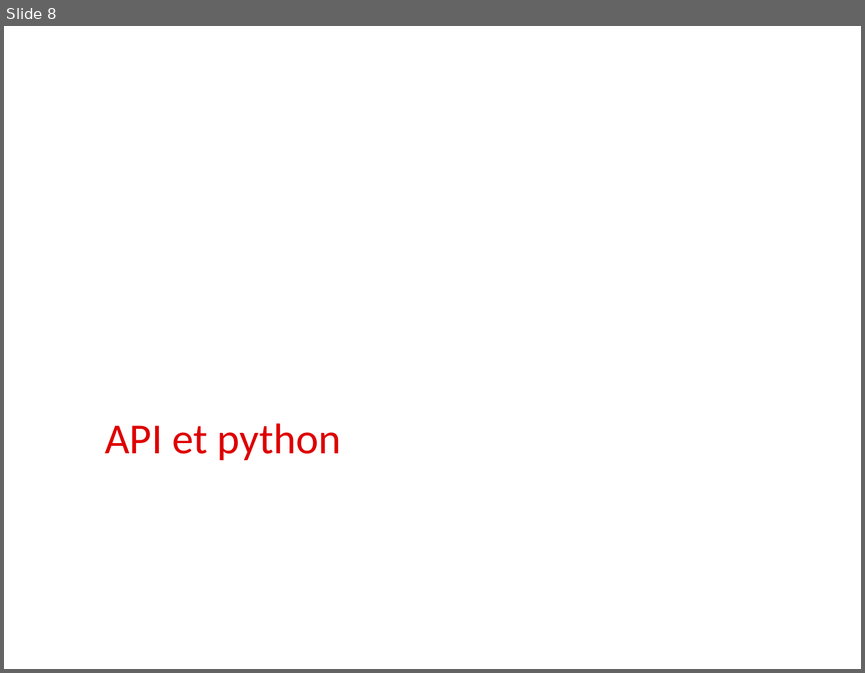
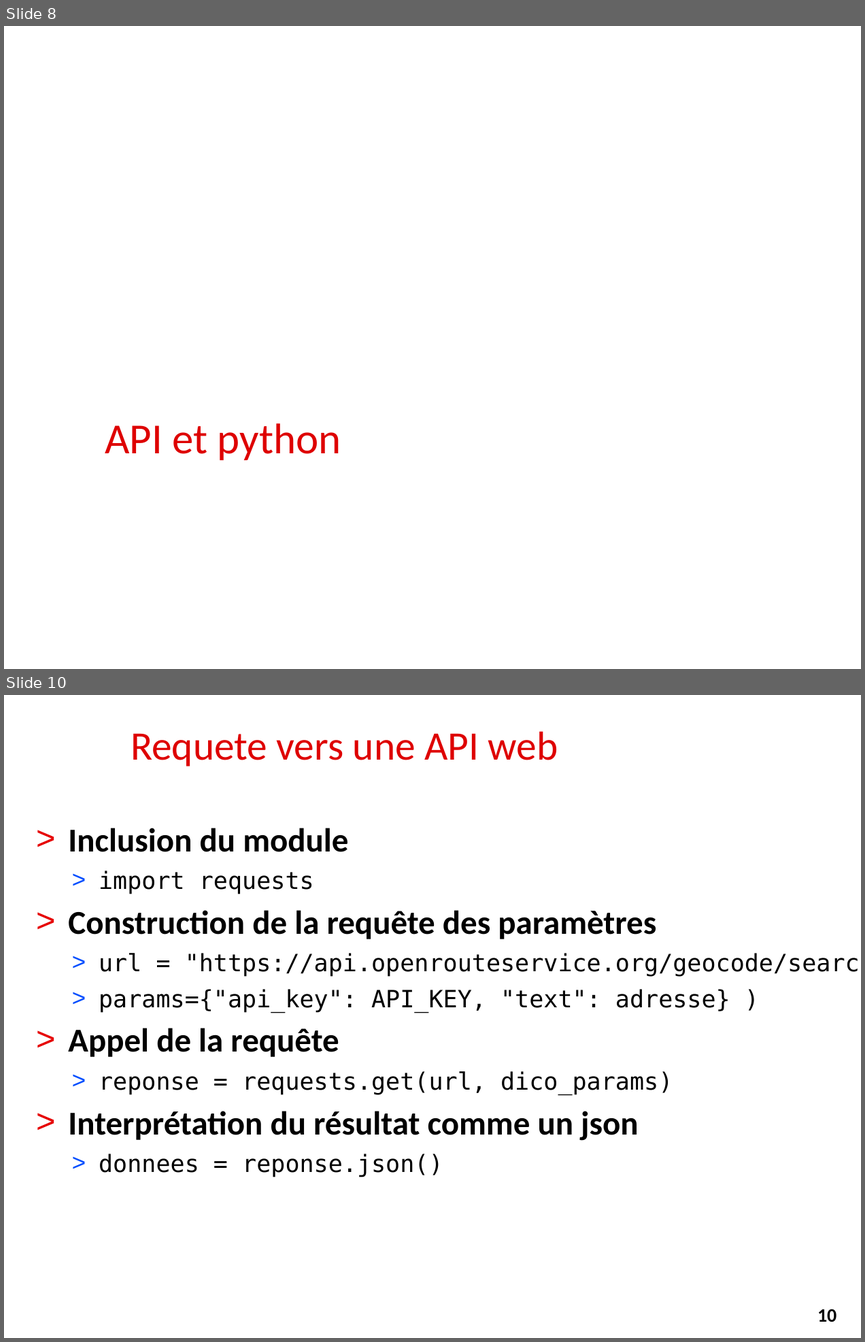
Before and after one commit to alemaitr/python_opendata_l2, a slide deck: cours3.pptx. Shown one above the other, each under a label of ours: slide 8 before the commit, slides 8 and 10 after it; the slides between them are not shown. The pictures are 865x673 and 865x1342 pixels, drawn with LibreOffice and Linux fonts; fonts in the diff are those of the drawing; background and template pictures are left out. Boxes give left, top, right and bottom in pixels: in the first picture for what was removed or moved away, otherwise in the second. Text is boxed around its words. In the diff, an @@ line names an element or a change of style, - is before the commit and + after.

```diff
--- a/cours3.pptx
+++ b/cours3.pptx
@@ slide 10 added at (x1=4, y1=695, x2=861, y2=1338), background #FFFFFF @@
@@ title added at (x1=130, y1=731, x2=558, y2=766), 34 pt, text #DE0000 @@
+Requete vers une API web
@@ text added at (x1=68, y1=828, x2=861, y2=1177), 20 pt, text #000000 @@
+> Inclusion du module
+  > import requests
+> Construction de la requête des paramètres
+  > url = "https://api.openrouteservice.org/geocode/search"
+  > params={"api_key": API_KEY, "text": adresse} )
+> Appel de la requête
+  > reponse = requests.get(url, dico_params)
+> Interprétation du résultat comme un json
+  > donnees = reponse.json()
@@ page number added at (x1=800, y1=1297, x2=854, y2=1331), fill #FFFFFF, outline #FFFFFF 0.75 pt, 16 pt, text #000000, bold @@
+10
```
Also in this commit, not shown: 4 slides changed, 3 other slides added, 6 slides removed, 1 other file.
